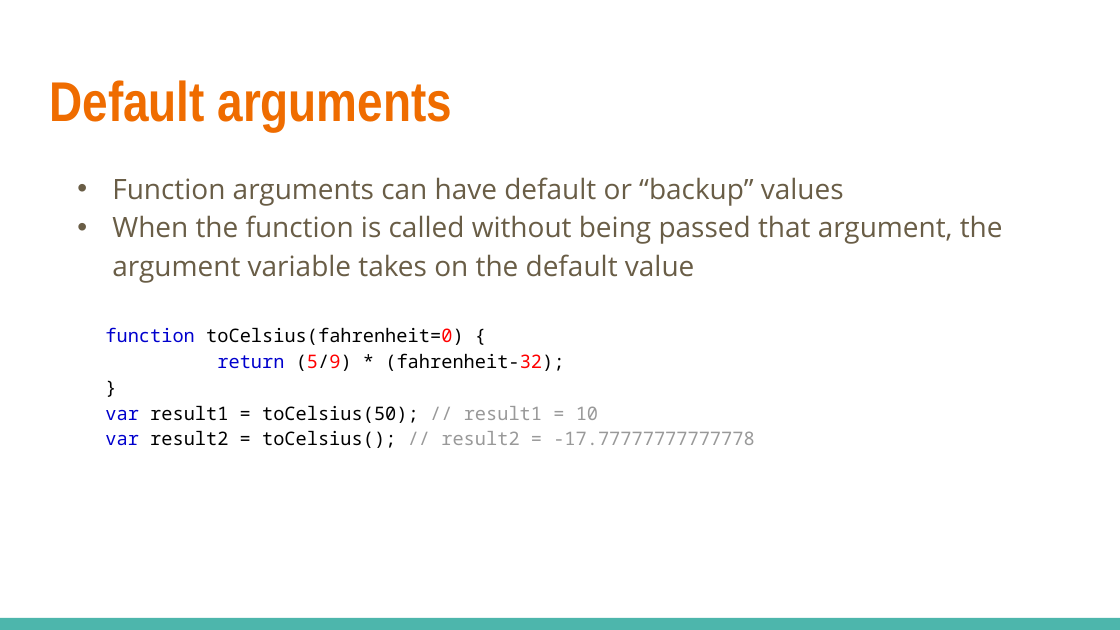
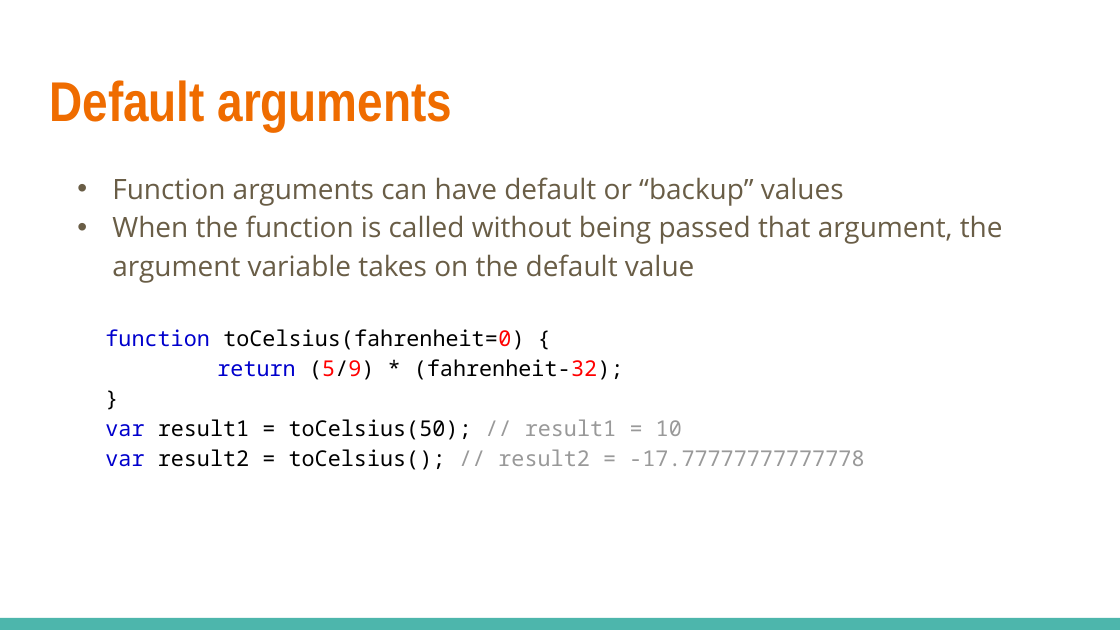
Before and after one commit to linkedin/high-school-trainee, a slide deck: slide 13 of Curriculum/Week_2/Lectures/2.1_JavaScript_Basics.pptx. Drawn at 1120x630 pixels with LibreOffice and Linux fonts; fonts in the diff are those of the drawing. Boxes give left, top, right and bottom in pixels: in the first picture for what was removed or moved away, otherwise in the second. Text is boxed around its words. In the diff, an @@ line names an element or a change of style, - is before the commit and + after.

```diff
--- a/Curriculum/Week_2/Lectures/2.1_JavaScript_Basics.pptx
+++ b/Curriculum/Week_2/Lectures/2.1_JavaScript_Basics.pptx
@@ text at bbox=[105, 329, 864, 470]: size 12 to 14 pt in "function toCelsius(fahrenheit=0) {", "return (5/9) * (fahrenheit-32);", "}", "var result1 = toCelsius(50); // result1 = ..." and 1 more places @@
```
Also in this commit, not shown: 14 other slides changed, 11 other files.
